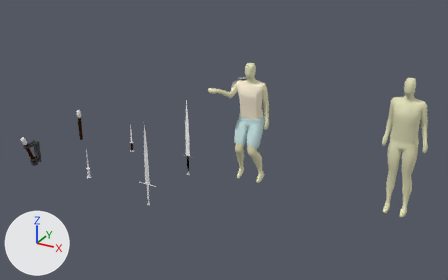
One commit to the Blender file Blend Files/Character.blend: the scene before it, then after it.
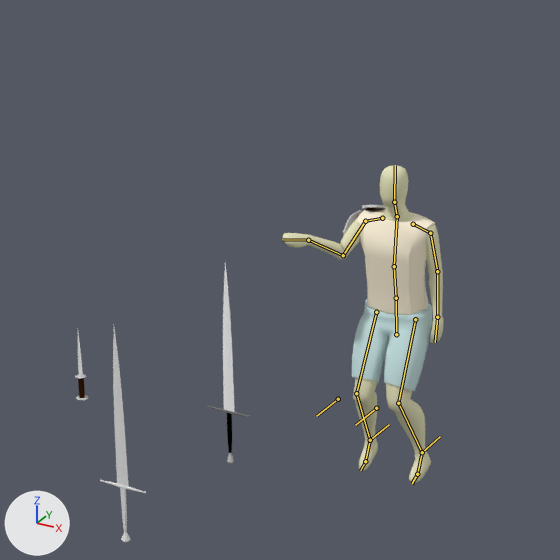
Each version is shown whole from a camera (50 mm lens) standing at (3.37, -6.87, 3.88) and looking at (-0.17, -0.43, 0.66), then close up on the part from 23% to 70% of the width and 0% to 76% of the height. Every picture has the same lights, and +X, +Y and +Z are marked at lower left. Both versions are drawn at frame 4 of the action 'RightArmCut'; the numbers are the values there. The bones that bend it are drawn over the model as lines in the close-ups.
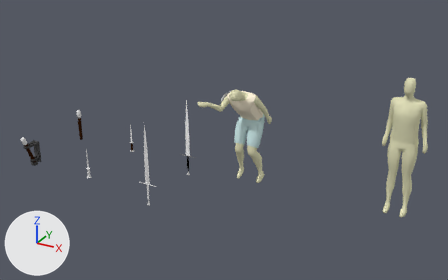
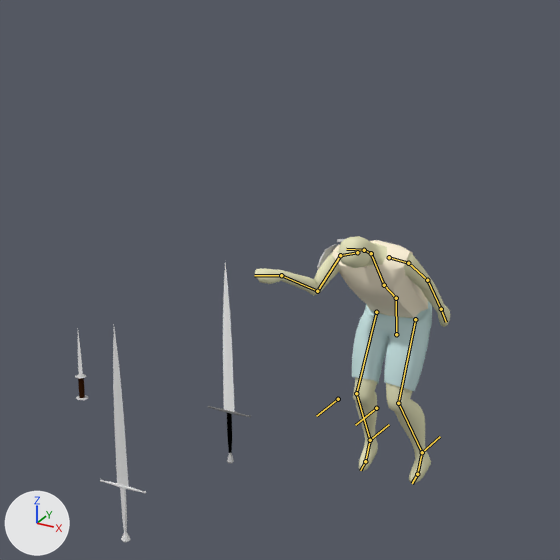
The change in detail:
Bone 'Belly' (bone_belly) turns from (0, 1, 0) to (40, 1, 1) degrees about its own x, y and z.
Bone 'Head' (bone_head) turns from (0, 0, 0) to (29, 0, 2) degrees about its own x, y and z.
Bone 'Shoulder.R' (bone_shoulder_r) turns from (2, 34, 0) to (38, 69, 29) degrees about its own x, y and z.

Location of each change, [x1, y1, x2, y2] in pixels of the close-ups (560 x 560 px):
'Cube', posed (21% wider, 22% shorter): before [282, 165, 443, 484]; after [255, 236, 450, 484]
'Cube.009', posed (23% wider, 25% shorter): before [357, 210, 435, 314]; after [332, 240, 428, 318]
'Cube.010', posed: before [352, 299, 432, 391]; after [352, 301, 432, 391]
'Cube.013', posed: before [343, 205, 386, 242]; after [317, 239, 345, 280]
bone 'Belly', root to tip: before (396, 298) to (394, 266); after (396, 298) to (384, 285)
bone 'Head', root to tip: before (394, 202) to (395, 165); after (364, 250) to (346, 249)
bone 'Shoulder.R', root to tip: before (382, 218) to (365, 221); after (357, 252) to (340, 255)
